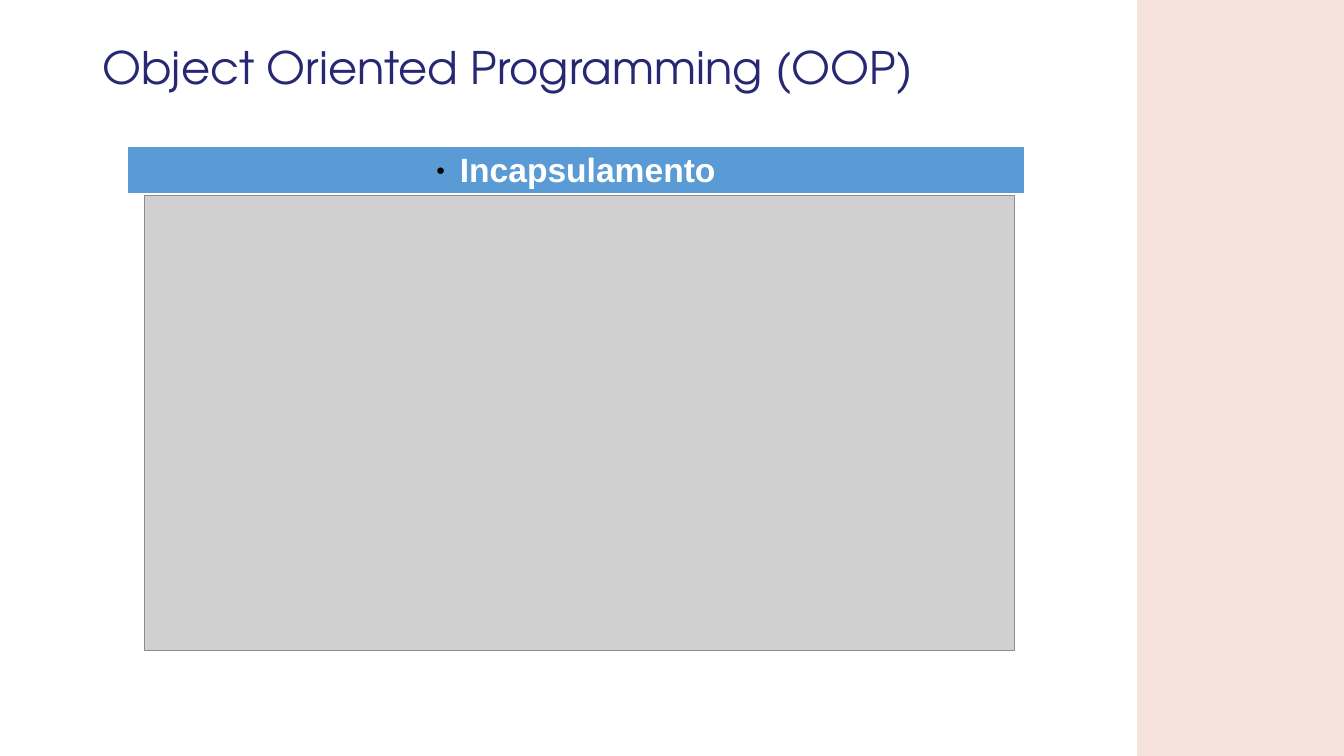
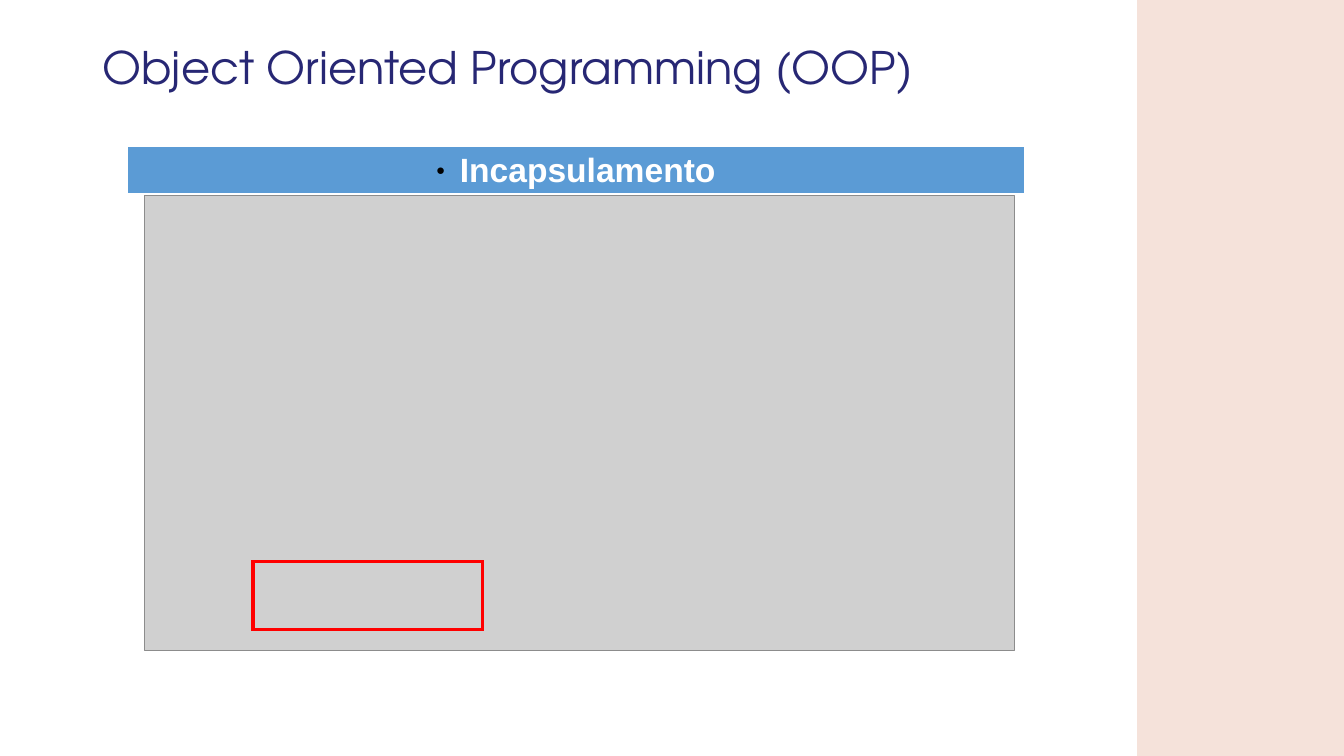
Before and after one commit to GMATZEU42/WS, a slide deck: slide 12 of WS02/WS_2.odp (slide 7 before the commit). Drawn at 1344x756 pixels with LibreOffice and Linux fonts; fonts in the diff are those of the drawing; grey boxes stand for pictures; background and template pictures are left out. Boxes give left, top, right and bottom in pixels: in the first picture for what was removed or moved away, otherwise in the second. Text is boxed around its words. In the diff, an @@ line names an element or a change of style, - is before the commit and + after.

```diff
--- a/WS02/WS_2.odp
+++ b/WS02/WS_2.odp
@@ freeform shape added at <box>253,562,483,629</box>, outline #FF0000 2.24 pt @@
```
Also in this commit, not shown: 6 other slides changed, 5 slides added, 1 slide removed, 4 other files.
